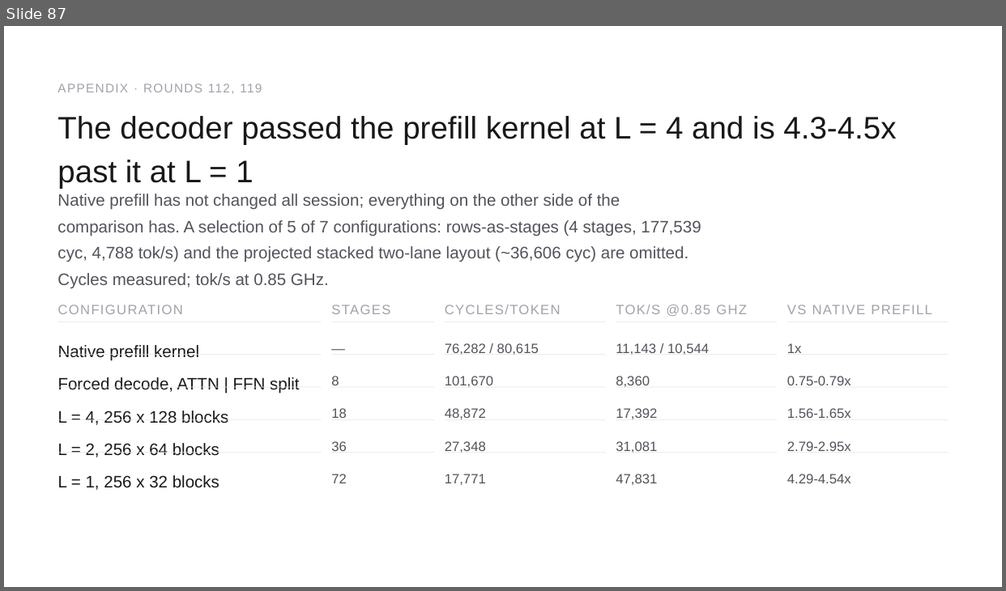
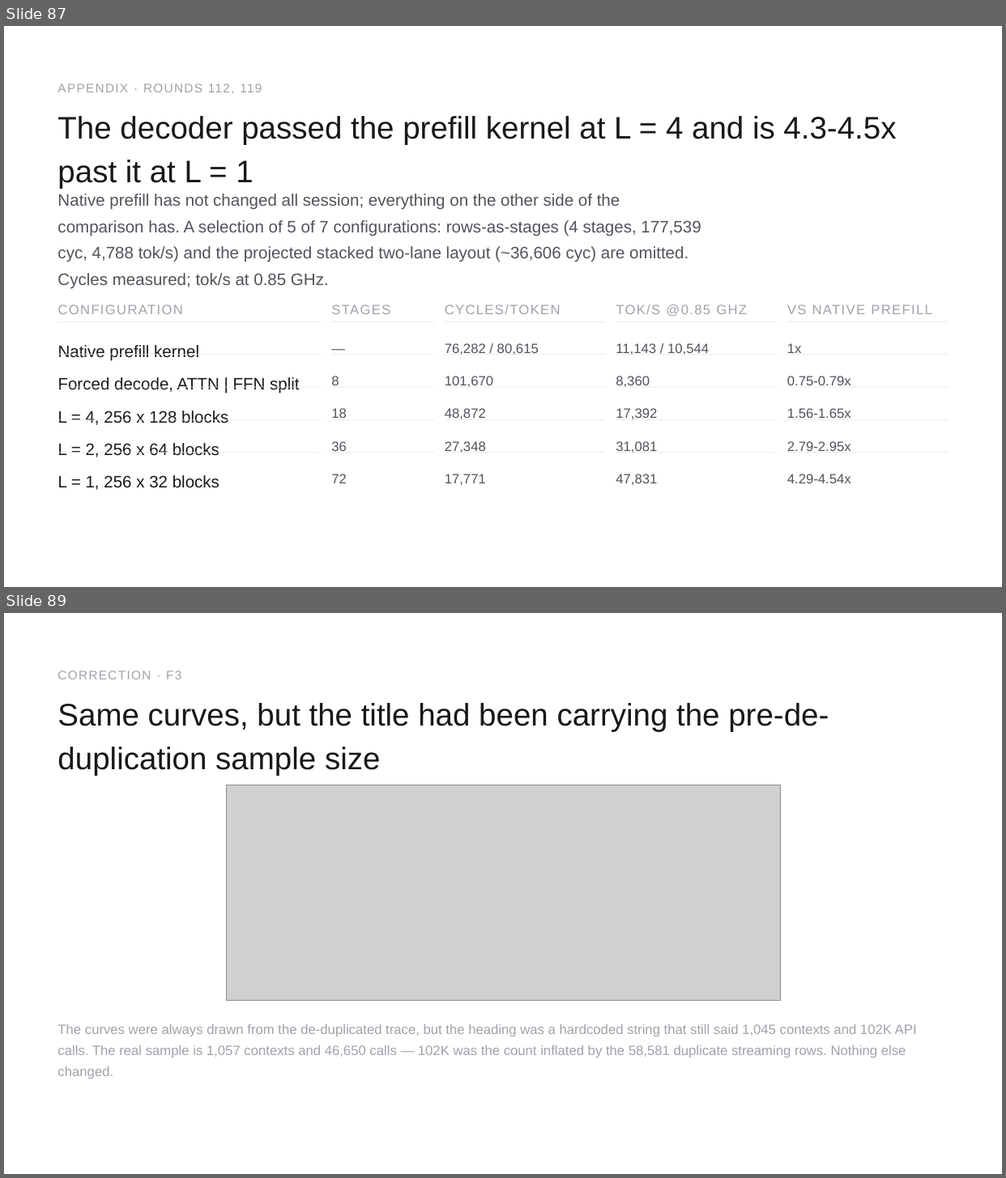
Before and after one commit to happyandslow/agent-memory, a slide deck: projects/WaferEngine-staging/meetings/2026-09-06.pptx. Shown one above the other, each under a label of ours: slide 87 before the commit, slides 87 and 89 after it; the slides between them are not shown. The pictures are 1006x591 and 1006x1178 pixels, drawn with LibreOffice and Linux fonts; fonts in the diff are those of the drawing; grey boxes stand for pictures. Boxes give left, top, right and bottom in pixels: in the first picture for what was removed or moved away, otherwise in the second. Text is boxed around its words. In the diff, an @@ line names an element or a change of style, - is before the commit and + after.

```diff
--- a/projects/WaferEngine-staging/meetings/2026-09-06.pptx
+++ b/projects/WaferEngine-staging/meetings/2026-09-06.pptx
@@ slide 89 added at box(4, 613, 1002, 1174), background #FFFFFF @@
@@ text added at box(57, 671, 181, 679), 18 pt, text #A1A1AA @@
+CORRECTION · F3
@@ text added at box(57, 703, 829, 776), 45 pt, text #18181B @@
+Same curves, but the title had been carrying the pre-de-duplication sample size
@@ picture added at box(226, 786, 780, 1000) @@
@@ text added at box(57, 1024, 917, 1079), 19.5 pt, text #A1A1AA @@
+The curves were always drawn from the de-duplicated trace, but the heading was a hardcoded string that still said 1,045 contexts and 102K API calls. The real sample is 1,057 contexts and 46,650 calls — 102K was the count inflated by the 58,581 duplicate streaming rows. Nothing else changed.
```
Also in this commit, not shown: 3 other slides added, 16 other files.
